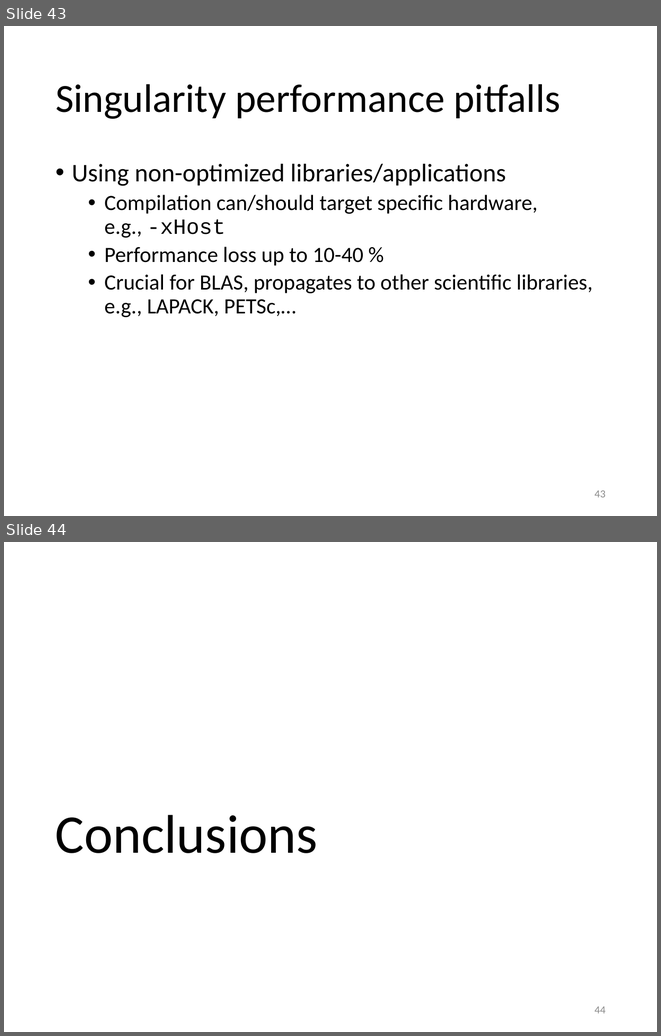
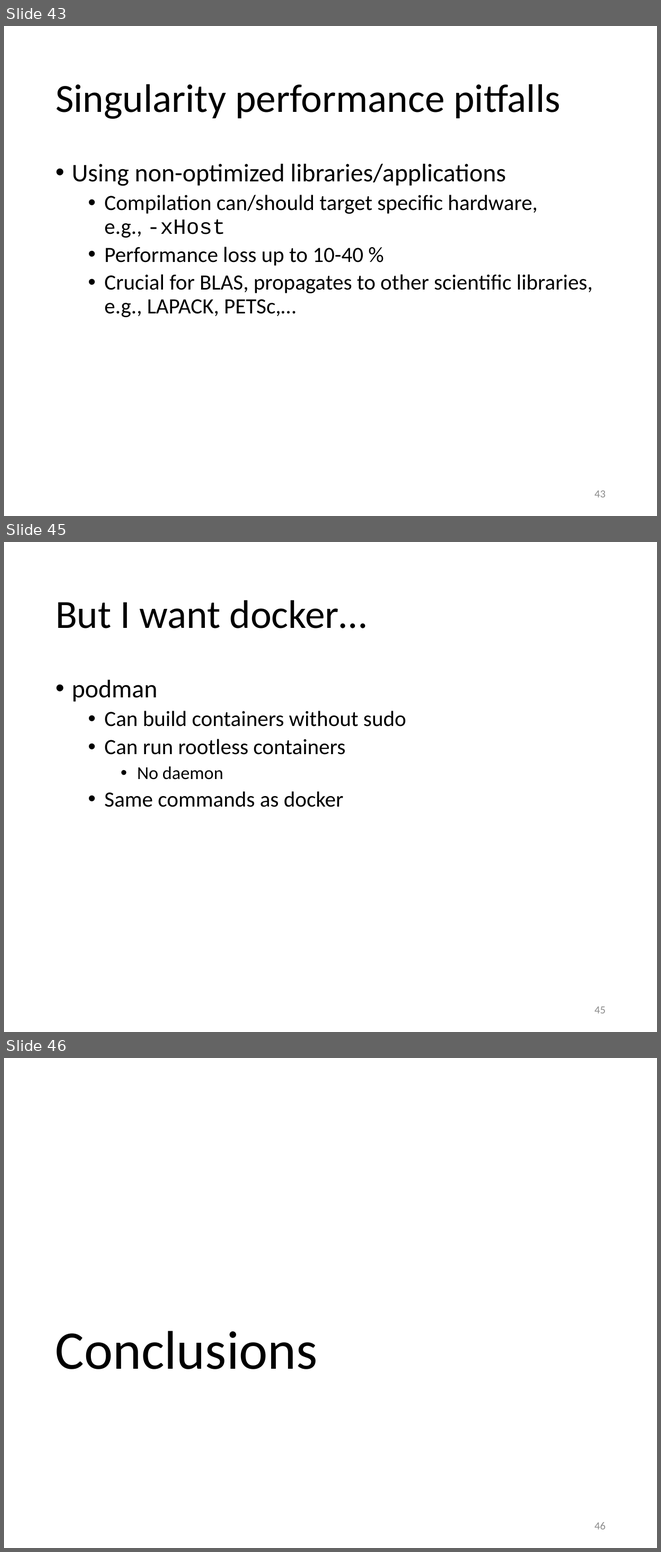
Before and after one commit to gjbex/Containers-for-HPC, a slide deck: singularity.pptx. Shown one above the other, each under a label of ours: slides 43 and 44 before the commit, slides 43, 45 and 46 after it; the slides between them are not shown. The pictures are 661x1036 and 661x1552 pixels, drawn with LibreOffice and Linux fonts; fonts in the diff are those of the drawing. Boxes give left, top, right and bottom in pixels: in the first picture for what was removed or moved away, otherwise in the second. Text is boxed around its words. In the diff, an @@ line names an element or a change of style, - is before the commit and + after.

```diff
--- a/singularity.pptx
+++ b/singularity.pptx
@@ slide 45 added at <box>4,542,657,1032</box>, background #FFFFFF @@
@@ title added at <box>55,600,367,628</box>, 44 pt, text #000000 @@
+But I want docker…
@@ text added at <box>72,679,406,807</box>, 24 pt, text #000000 @@
+• podman
+  • Can build containers without sudo
+  • Can run rootless containers
+    • No daemon
+  • Same commands as docker
@@ page number added at <box>594,1006,606,1013</box>, 12 pt, text #8C8C8C @@
+45
@@ what was slide 44 is now slide 46 @@
@@ page number at <box>594,1522,606,1529</box>: text changed @@
-44
+46
```
Also in this commit, not shown: 3 slides changed, 1 other slide added.
